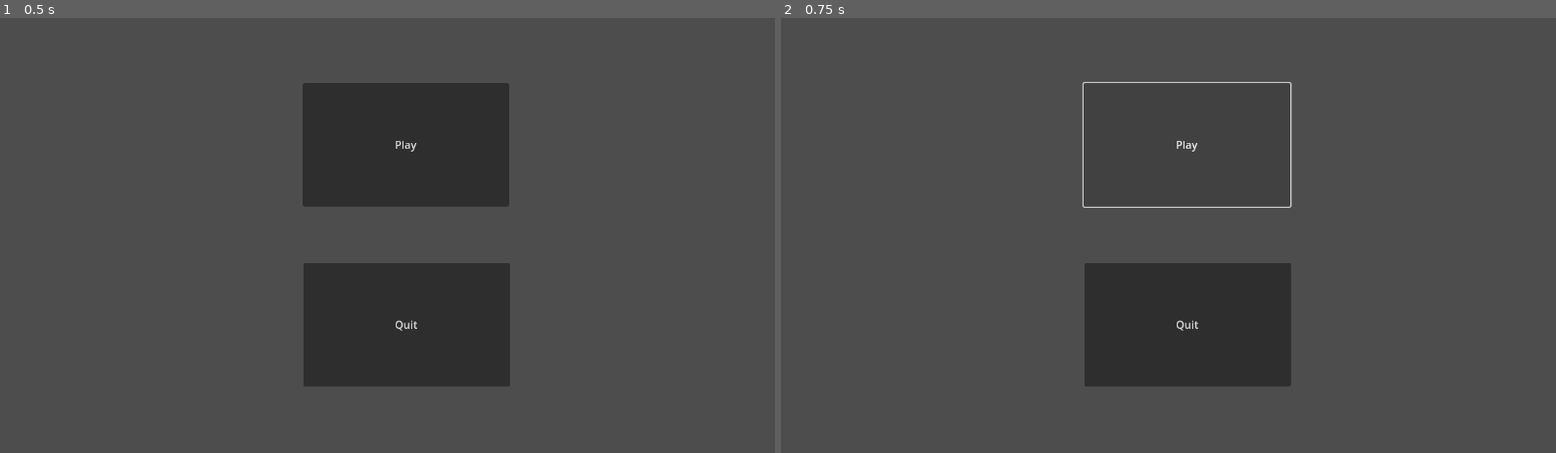
Above: before the commit, frames 1-2 (left to right).
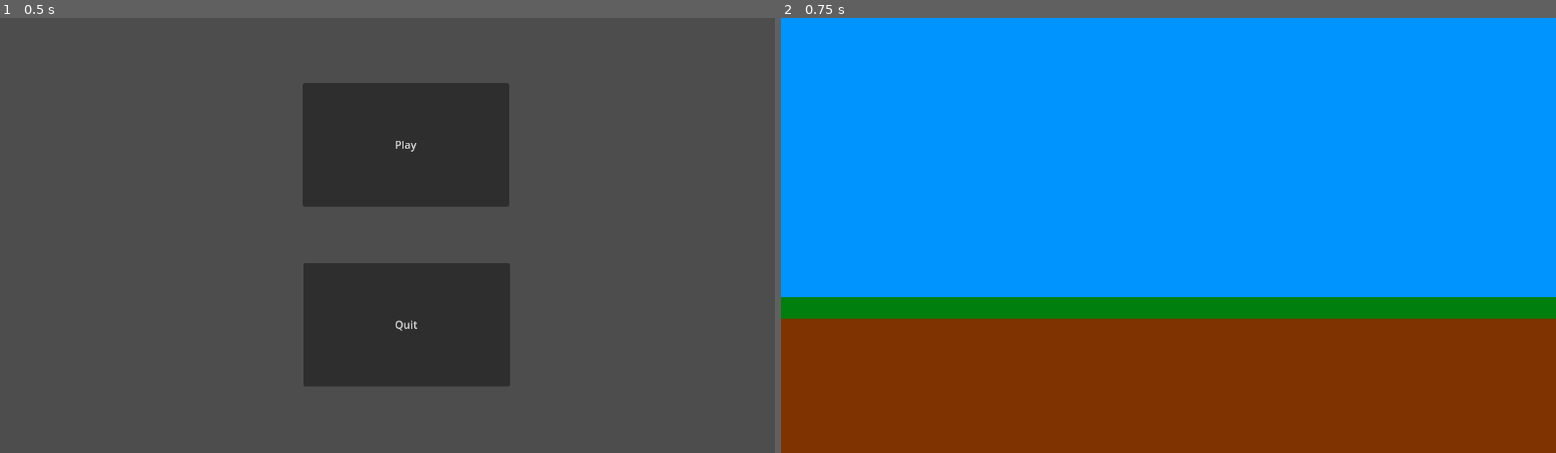
Above: after the commit, the same moments.

Repository: ponito/2DGame
Game: Godot game, scene res://menu.tscn
Two runs of this game, one before a commit and one after it. Both use one fixed random seed, a clock stepped at 60 frames per second and the inputs below.
Inputs:
- Up to frame 1 (0.5 s): no input
- Up to frame 2 (0.75 s): click "Play" at 0.5 s

Frame 1 is identical in both runs. In frame 2, 100% of the frame differs, in the area x 0-100%, y 0-100%.
Error before the commit: Parse Error: Expected indented block after function declaration. (res://menu.gd:3)

Commit message:
menu->field

Diff:
--- a/menu.gd
+++ b/menu.gd
@@ -1,3 +1,9 @@
 extends Node2D
 
 func _on_quit_pressed():
+ get_tree().quit()
+
+
+
+func _on_play_pressed():
+ get_tree().change_scene_to_file("res://field.tscn")
--- a/menu.tscn
+++ b/menu.tscn
@@ -20,4 +20,5 @@
 text = "Quit
 "
 
+[connection signal="pressed" from="Play" to="." method="_on_play_pressed"]
 [connection signal="pressed" from="Quit" to="." method="_on_quit_pressed"]
